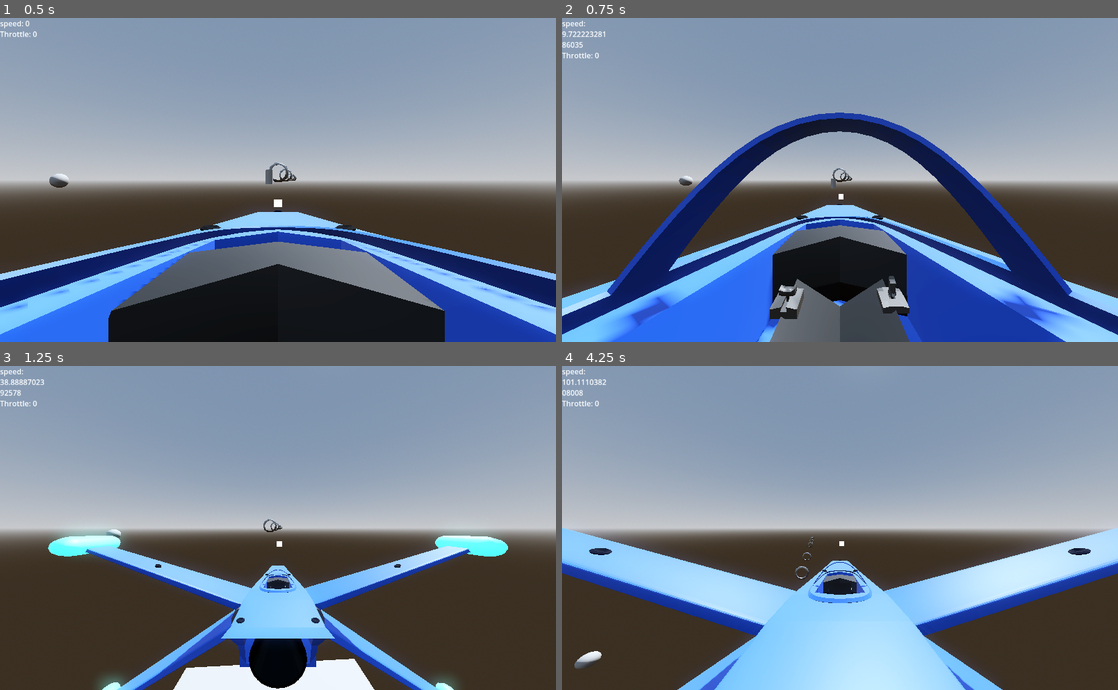
Above: before the commit, frames 1-4 (two rows, left to right).
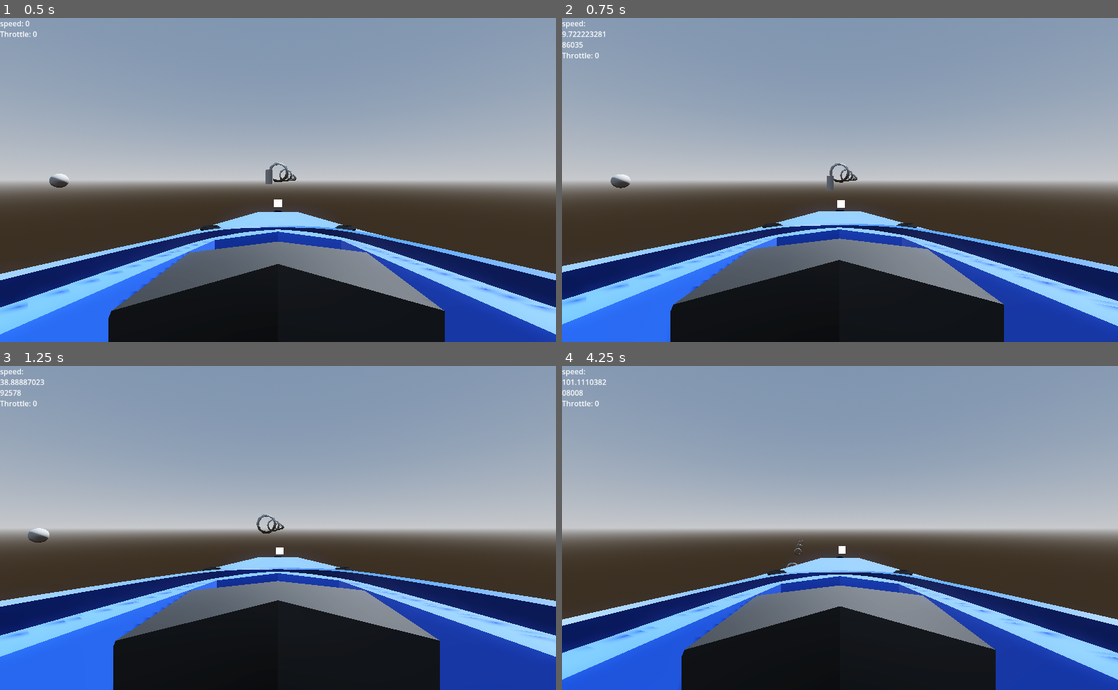
Above: after the commit, the same moments.

Repository: ZoeTheFox/oddity
Game: Godot game, scene res://Scenes/Main Scene/Main.tscn
Same seed, same stepped clock (60 frames per second), same inputs: the game is played once before the commit and once after it.
Inputs (mouse positions are in pixels of both pictures, inside the frame that each line leads up to):
- Up to frame 1 (0.5 s): no input
- Up to frame 2 (0.75 s): tap Enter at 0.5 s; move the mouse to (867, 180) at 0.52 s; hold Space (move-up) from 0.53 s (still down); tap K (camera-switch-view) at 0.6 s
- Up to frame 3 (1.25 s): keep holding Space (move-up)
- Up to frame 4 (4.25 s): keep holding Space (move-up); move the mouse to (812, 528) at 1.27 s; tap Alt (camera-look-around) at 1.35 s; tap K (camera-switch-view) at 1.55, 2.1, 2.85, 3.8 s; move the mouse to (851, 521) at 2.02 s; move the mouse to (834, 534) at 2.77 s; move the mouse to (878, 531) at 3.52 s; hold Alt (camera-look-around) from 3.53 s (still down)

Frame 1 is identical in both runs. In frame 2, 33% of the frame differs, in the area x 0-100%, y 29-100%; in frame 3, 36%; in frame 4, 39%, in the area x 0-100%, y 50-100%.
Error after the commit: Attempt to call function 'is_playing' in base 'null instance' on a null instance. (res://Scenes/Spaceship/Scripts/CameraScripts/CameraSwitchingController.gd:28)

Commit message:
more refactoring and formatting stuff

Diff:
--- a/Oddity/Scenes/Spaceship/Scripts/CameraScripts/CameraController.gd
+++ b/Oddity/Scenes/Spaceship/Scripts/CameraScripts/CameraController.gd
@@ -1,4 +1,6 @@
 extends Node3D
+
+## This should be made smoother ##
 
 @export
 var mouse_sensivity := 0.001
@@ -24,7 +26,6 @@
 		twist_pivot.rotate_y(twist_input)
 		pitch_pivot.rotate_x(pitch_input)
 
-
 	twist_input = 0
 	pitch_input = 0
 
--- a/Oddity/Scenes/Spaceship/Scripts/CameraScripts/CameraSwitchingController.gd
+++ b/Oddity/Scenes/Spaceship/Scripts/CameraScripts/CameraSwitchingController.gd
@@ -1,29 +1,42 @@
 extends Node3D
 
-signal setDefaultPosition(defaultPosition : Vector3)
+signal set_default_position(defaultPosition : Vector3)
 signal is_first_person_signal(is_first_person : bool)
 
-@export
-var first_person_camera := Camera3D
+@onready
+var camera = $CameraPivots/TwistPivot/PitchPivot/Camera3D
 
 @onready
 var animation = $ViewCam/TwistPivot/PitchPivot/Camera3D/CameraViewSwitchAnimator
 
 var is_first_person = true
 
-var third_person_position = Vector3(0, 5.238, 14.946)
+@export_category("Camera Positions")
 
+# This should eventually be changed to be dynamic and such with the animations
+# But i have no idea how to do that currently
+
+@export
+var first_person_position : Vector3
+
+@export
+var third_person_position : Vector3
 
 func _input(event):
 	if Input.is_action_just_pressed("camera-switch-view"):
-		print(is_first_person)
+
 		if (is_first_person and not animation.is_playing()):
+
 			animation.play("SwitchCameraToThirdPersonView")
-			setDefaultPosition.emit(third_person_position)
+
+			set_default_position.emit(third_person_position)
 			is_first_person = false
 			is_first_person_signal.emit(is_first_person)
+
 		elif (not is_first_person and not animation.is_playing()):
+
 			animation.play_backwards("SwitchCameraToThirdPersonView")
+
 			is_first_person = true
-			setDefaultPosition.emit(Vector3.ZERO)
+			set_default_position.emit(first_person_position)
 			is_first_person_signal.emit(is_first_person)
--- a/Oddity/Scenes/Spaceship/fighter_gen_7.tscn
+++ b/Oddity/Scenes/Spaceship/fighter_gen_7.tscn
@@ -106,19 +106,19 @@
 
 [node name="fighterGen7" parent="Ship" instance=ExtResource("1_fr140")]
 
-[node name="Cameras" type="Node3D" parent="Ship" node_paths=PackedStringArray("first_person_camera")]
+[node name="Cameras" type="Node3D" parent="Ship"]
 script = ExtResource("2_iyjy7")
-first_person_camera = NodePath("ViewCam/TwistPivot/PitchPivot/Camera3D")
-
-[node name="ViewCam" type="Node3D" parent="Ship/Cameras"]
+third_person_position = Vector3(0, 5.238, 14.946)
+
+[node name="CameraPivots" type="Node3D" parent="Ship/Cameras"]
 transform = Transform3D(1, 0, 0, 0, 1, 0, 0, 0, 1, 0, 1.44426, 1.7775)
 script = ExtResource("3_wocjs")
 
-[node name="TwistPivot" type="Node3D" parent="Ship/Cameras/ViewCam"]
-
-[node name="PitchPivot" type="Node3D" parent="Ship/Cameras/ViewCam/TwistPivot"]
-
-[node name="Camera3D" type="Camera3D" parent="Ship/Cameras/ViewCam/TwistPivot/PitchPivot"]
+[node name="TwistPivot" type="Node3D" parent="Ship/Cameras/CameraPivots"]
+
+[node name="PitchPivot" type="Node3D" parent="Ship/Cameras/CameraPivots/TwistPivot"]
+
+[node name="Camera3D" type="Camera3D" parent="Ship/Cameras/CameraPivots/TwistPivot/PitchPivot"]
 current = true
 script = ExtResource("7_1k7xb")
 min_fov_first_person = 60.0
@@ -132,12 +132,12 @@
 acceleration_movement_factor_third_person = 0.2
 camera_shake_strength_third_person = 100.0
 
-[node name="CameraViewSwitchAnimator" type="AnimationPlayer" parent="Ship/Cameras/ViewCam/TwistPivot/PitchPivot/Camera3D"]
+[node name="CameraViewSwitchAnimator" type="AnimationPlayer" parent="Ship/Cameras/CameraPivots/TwistPivot/PitchPivot/Camera3D"]
 libraries = {
 "": SubResource("AnimationLibrary_5p352")
 }
 
-[node name="crosshairUI1stPerson" parent="Ship/Cameras/ViewCam/TwistPivot/PitchPivot/Camera3D" instance=ExtResource("7_c6fve")]
+[node name="crosshairUI1stPerson" parent="Ship/Cameras/CameraPivots/TwistPivot/PitchPivot/Camera3D" instance=ExtResource("7_c6fve")]
 transform = Transform3D(1, 0, 0, 0, 1, 0, 0, 0, 1, 0, -0.121, -1.088)
 
 [node name="MeshInstance3D" type="MeshInstance3D" parent="."]
@@ -172,8 +172,8 @@
 
 [node name="UI" parent="." instance=ExtResource("8_nilws")]
 
-[connection signal="accelleration_signal" from="." to="Ship/Cameras/ViewCam/TwistPivot/PitchPivot/Camera3D" method="_on_fighter_gen_7_accelleration_signal"]
-[connection signal="speed_signal" from="." to="Ship/Cameras/ViewCam/TwistPivot/PitchPivot/Camera3D" method="_on_fighter_gen_7_speed_signal"]
+[connection signal="accelleration_signal" from="." to="Ship/Cameras/CameraPivots/TwistPivot/PitchPivot/Camera3D" method="_on_fighter_gen_7_accelleration_signal"]
+[connection signal="speed_signal" from="." to="Ship/Cameras/CameraPivots/TwistPivot/PitchPivot/Camera3D" method="_on_fighter_gen_7_speed_signal"]
 [connection signal="speed_signal" from="." to="UI" method="_on_fighter_gen_7_speed_signal"]
 [connection signal="no_pitch" from="UserControl" to="." method="_on_user_control_no_pitch"]
 [connection signal="no_roll" from="UserControl" to="." method="_on_user_control_no_roll"]
@@ -183,7 +183,7 @@
 [connection signal="no_thrust_up" from="UserControl" to="." method="_on_user_control_no_thrust_up"]
 [connection signal="no_yaw" from="UserControl" to="." method="_on_user_control_no_yaw"]
 [connection signal="pitch" from="UserControl" to="." method="_on_user_control_pitch"]
-[connection signal="pitch" from="UserControl" to="Ship/Cameras/ViewCam/TwistPivot/PitchPivot/Camera3D/crosshairUI1stPerson" method="_on_user_control_pitch"]
+[connection signal="pitch" from="UserControl" to="Ship/Cameras/CameraPivots/TwistPivot/PitchPivot/Camera3D/crosshairUI1stPerson" method="_on_user_control_pitch"]
 [connection signal="roll" from="UserControl" to="." method="_on_user_control_roll"]
 [connection signal="throttle_signal" from="UserControl" to="." method="_on_user_control_throttle_signal"]
 [connection signal="throttle_signal" from="UserControl" to="UI" method="_on_user_control_throttle_signal"]
@@ -194,7 +194,7 @@
 [connection signal="thrust_right" from="UserControl" to="." method="_on_user_control_thrust_right"]
 [connection signal="thrust_up" from="UserControl" to="." method="_on_user_control_thrust_up"]
 [connection signal="yaw" from="UserControl" to="." method="_on_user_control_yaw"]
-[connection signal="yaw" from="UserControl" to="Ship/Cameras/ViewCam/TwistPivot/PitchPivot/Camera3D/crosshairUI1stPerson" method="_on_user_control_yaw"]
+[connection signal="yaw" from="UserControl" to="Ship/Cameras/CameraPivots/TwistPivot/PitchPivot/Camera3D/crosshairUI1stPerson" method="_on_user_control_yaw"]
 [connection signal="timeout" from="UserControl/Timer" to="UserControl" method="_on_timer_timeout"]
-[connection signal="is_first_person_signal" from="Ship/Cameras" to="Ship/Cameras/ViewCam/TwistPivot/PitchPivot/Camera3D" method="_on_cameras_is_first_person_signal"]
-[connection signal="setDefaultPosition" from="Ship/Cameras" to="Ship/Cameras/ViewCam/TwistPivot/PitchPivot/Camera3D" method="_on_cameras_set_default_position"]
+[connection signal="is_first_person_signal" from="Ship/Cameras" to="Ship/Cameras/CameraPivots/TwistPivot/PitchPivot/Camera3D" method="_on_cameras_is_first_person_signal"]
+[connection signal="set_default_position" from="Ship/Cameras" to="Ship/Cameras/CameraPivots/TwistPivot/PitchPivot/Camera3D" method="_on_cameras_set_default_position"]
